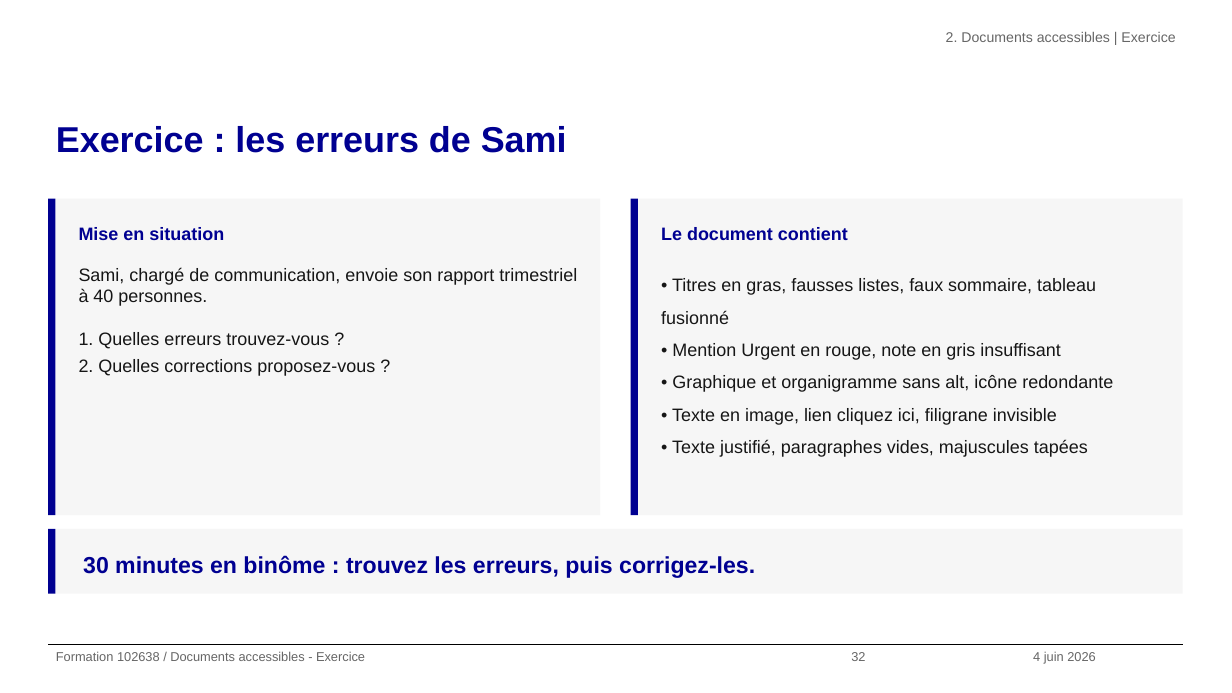
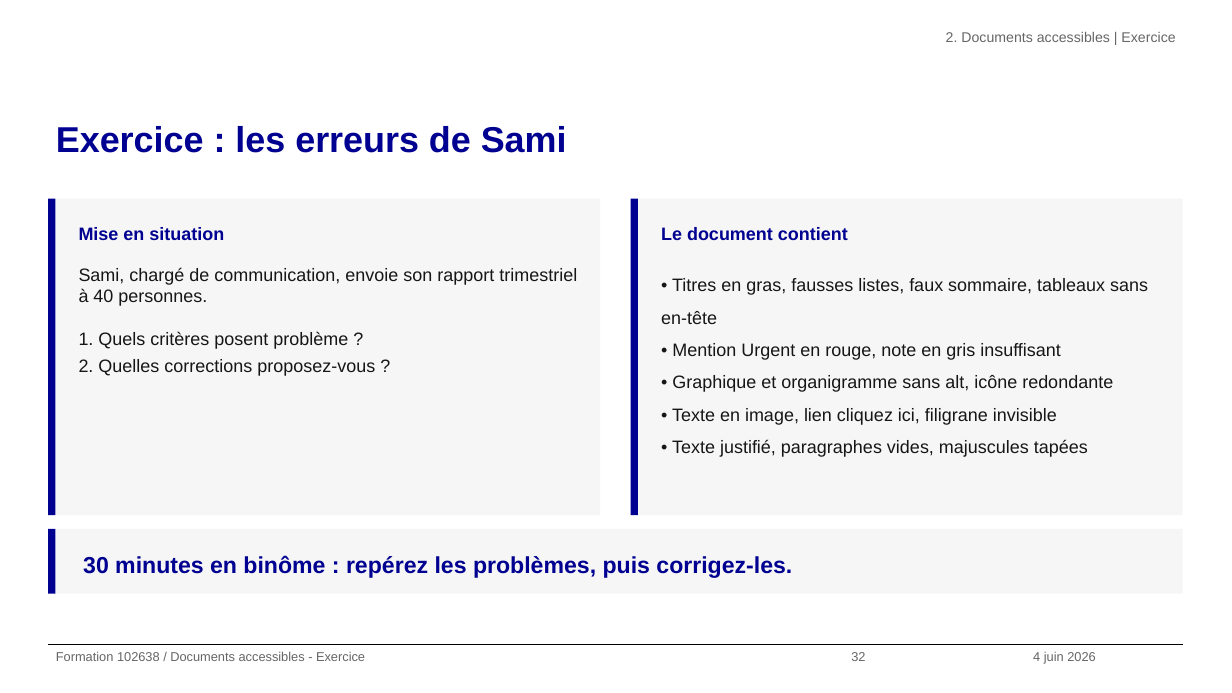
Before and after one commit to alexandra-guiderdoni/usine-fabrication-igpde-102846-ay11, a slide deck: slide 32 of formation-102638-juin-2026.pptx. Drawn at 1232x693 pixels with LibreOffice and Linux fonts; fonts in the diff are those of the drawing; background and template pictures are left out. Boxes give left, top, right and bottom in pixels: in the first picture for what was removed or moved away, otherwise in the second. Text is boxed around its words. In the diff, an @@ line names an element or a change of style, - is before the commit and + after.

Commit message:
Ameliore exercices Sami et audits accessibilite

```diff
--- a/formation-102638-juin-2026.pptx
+++ b/formation-102638-juin-2026.pptx
@@ text at [79,267,577,376]: text changed @@
-Sami, chargé de communication, envoie son rapport trimestriel à 40 personnes.
-1. Quelles erreurs trouvez-vous ?
-2. Quelles corrections proposez-vous ?
+Sami, chargé de communication, envoie son rapport trimestriel à 40 personnes.
+1. Quels critères posent problème ?
+2. Quelles corrections proposez-vous ?
@@ text at [661,278,1148,324]: text changed @@
-• Titres en gras, fausses listes, faux sommaire, tableau fusionné
+• Titres en gras, fausses listes, faux sommaire, tableaux sans en-tête
@@ text at [83,555,792,578]: text changed @@
-30 minutes en binôme : trouvez les erreurs, puis corrigez-les.
+30 minutes en binôme : repérez les problèmes, puis corrigez-les.
```
Also in this commit, not shown: 17 other slides changed, 29 other files.
